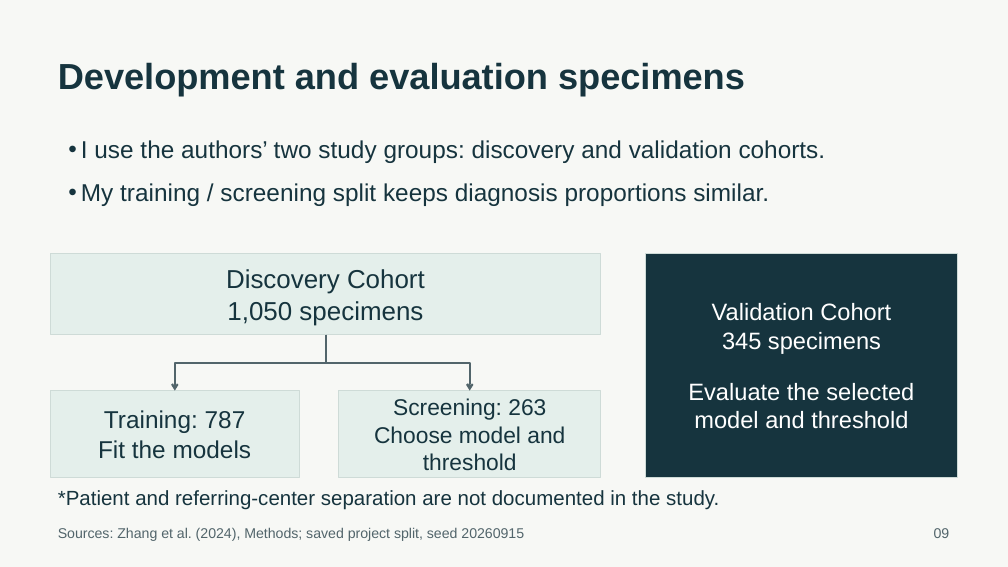
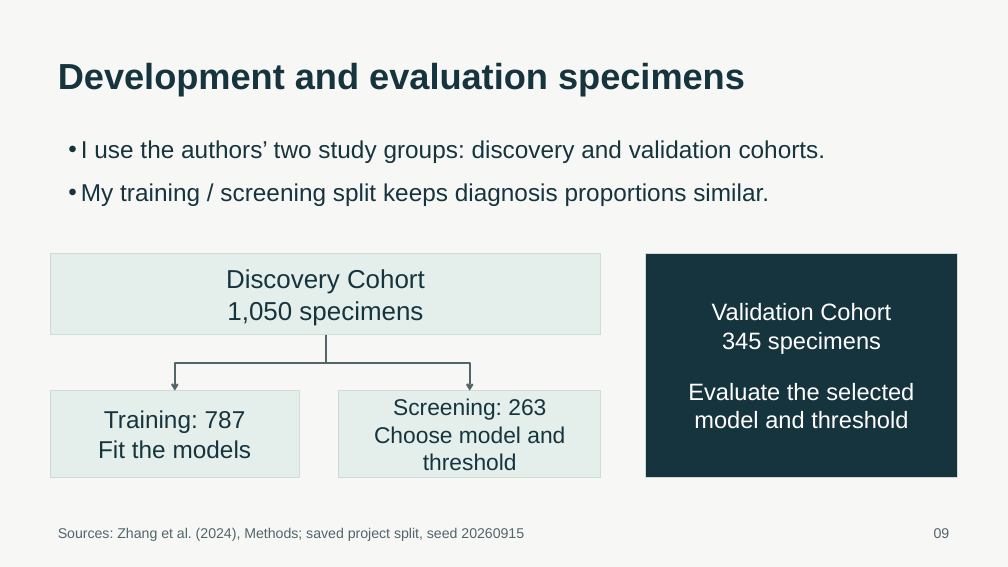
Before and after one commit to ca34525/Kidney-Biopsy-Rejection-Classifier, a slide deck: slide 9 of presentation/unos_kidney_biopsy.pptx. Drawn at 1008x567 pixels with LibreOffice and Linux fonts; fonts in the diff are those of the drawing. Boxes give left, top, right and bottom in pixels: in the first picture for what was removed or moved away, otherwise in the second. Text is boxed around its words. In the diff, an @@ line names an element or a change of style, - is before the commit and + after.

```diff
--- a/presentation/unos_kidney_biopsy.pptx
+++ b/presentation/unos_kidney_biopsy.pptx
@@ text removed at (58,490,719,510) @@
-*Patient and referring-center separation are not documented in the study.
```
Also in this commit, not shown: 7 other slides changed, 19 other files.
